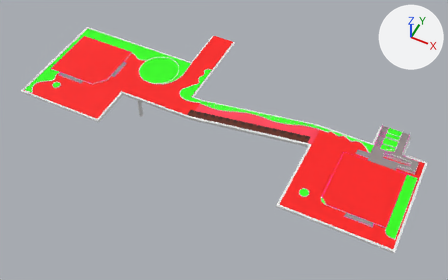
The FBX model Orla/OrlaVr/Assets/Modelos/Plataformas/Plataforma_Completa Bake Ok.fbx, before and after one commit.
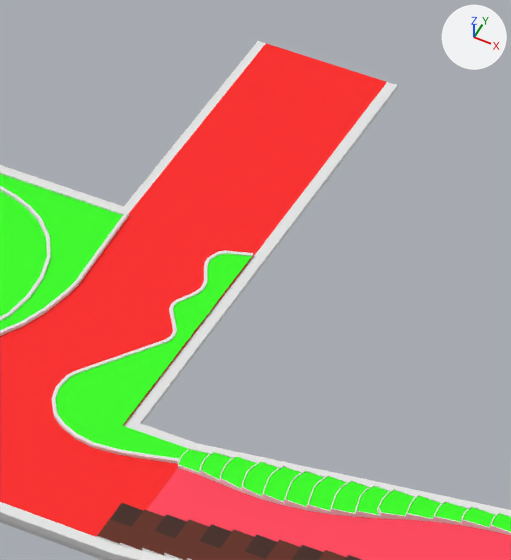
Old and new are each drawn whole from a 50 mm camera at (5.6, -177.5, 204.5) aimed at (-84.3, 2.3, -20.2) and again close up on the part from 38% to 57% of the width and 10% to 42% of the height. The axes (+X, +Y, +Z) are drawn at upper right. The lights are the same throughout. Objects named as collision shapes, trigger or cutter boxes, shadow casters or lower levels of detail are left out. Where no turn or scale is listed for an object, it has been applied to the vertices. Vertices at the same position are counted once.

The scene before the commit, as lines of its bpy script (objects in view):
```python
me_cube_008 = bpy.data.meshes.new('Cube.008')
me_cube_008.from_pydata(...)  # 66 vertices, 32 faces; spans x 0.0..61.1, y -5.2..6.4, z 0.0..10.5
me_cube_008.materials.append(mat_rampa_piso_diferente)  # red #ff3b55
me_cunurbspath_004 = bpy.data.meshes.new('CUNurbsPath.004')
me_cunurbspath_004.from_pydata(...)  # 246 vertices, 186 faces; spans x -165.4..-99.3, y 1.0..23.7, z -10.6..-10.3
me_cunurbspath_004.materials.append(mat_paredeazul)  # white #e7e7e7
me_cunurbspath_008 = bpy.data.meshes.new('CUNurbsPath.008')
me_cunurbspath_008.from_pydata(...)  # 112 vertices, 81 faces; spans x -94.9..-82.0, y -2.0..23.9, z -10.6..-10.3
me_cunurbspath_008.materials.append(mat_paredeazul)  # white #e7e7e7
ob_canteiros_inferior_001 = bpy.data.objects.new('Canteiros_Inferior.001', me_cunurbspath_004)
ob_canteiros_inferior_001.location = (-19.89, 11.84, -0.43)
ob_canteiros_rampa_001 = bpy.data.objects.new('Canteiros_Rampa.001', me_cunurbspath_008)
ob_canteiros_rampa_001.location = (-19.89, 11.84, -0.43)
ob_rampa = bpy.data.objects.new('Rampa', me_cube_008)
ob_rampa.location = (-101.83, 6.62, -11.09)
# also in view: 'Canteiros_Rampa' at (-72.3, 11.2, -5.7); 'Escada_rampa' at (-73.3, 3.4, -5.8); 'Jardim' at (-89.8, 2.7, -4.5); 'Piso_vermelho.001' at (-143.6, 20.4, -11.1); 'Parque' at (-132.2, 23.3, -11.0)
```
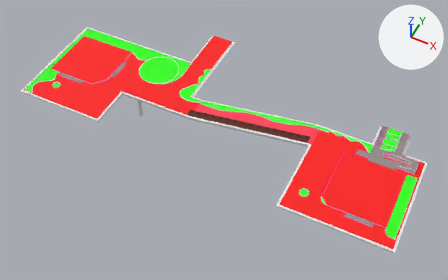
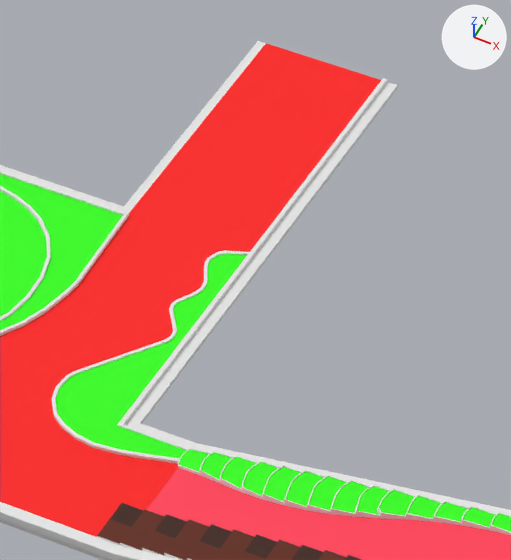
Edits to the bpy script that builds the scene:
```text
Change me_cunurbspath_008:
    used by ob_canteiros_rampa_001; location = (-19.89, 11.84, -0.43)
    remove me_cunurbspath_008.from_pydata(...)  # 112 vertices, 81 faces; spans x -94.9..-82.0, y -2.0..23.9, z -10.6..-10.3
    add me_cunurbspath_008.from_pydata(...)  # 132 vertices, 95 faces; spans x -94.9..-81.9, y -2.0..49.2, z -10.6..-10.3
    me_cunurbspath_008 part 1
    2 faces are deleted
    2 vertices move from x -88.1, y 23.9, z -10.6..-10.3 to x -88.4, y 23.9, z -10.6..-10.3
    20 vertices are added at x -88.4..-81.9, y 0.9..49.2, z -10.6..-10.3
    16 new faces join them
```

What differs and where, as boxes (x1, y1, x2, y2) in the close-ups (511 x 560 px):
'Canteiros_Rampa.001', reshaped (66% wider, 81% taller)
    before: (51, 251, 253, 464)
    after: (51, 78, 387, 464)
part 1 of me_cunurbspath_008, built on
    before: (229, 251, 253, 258)
    after: (117, 78, 387, 450)
